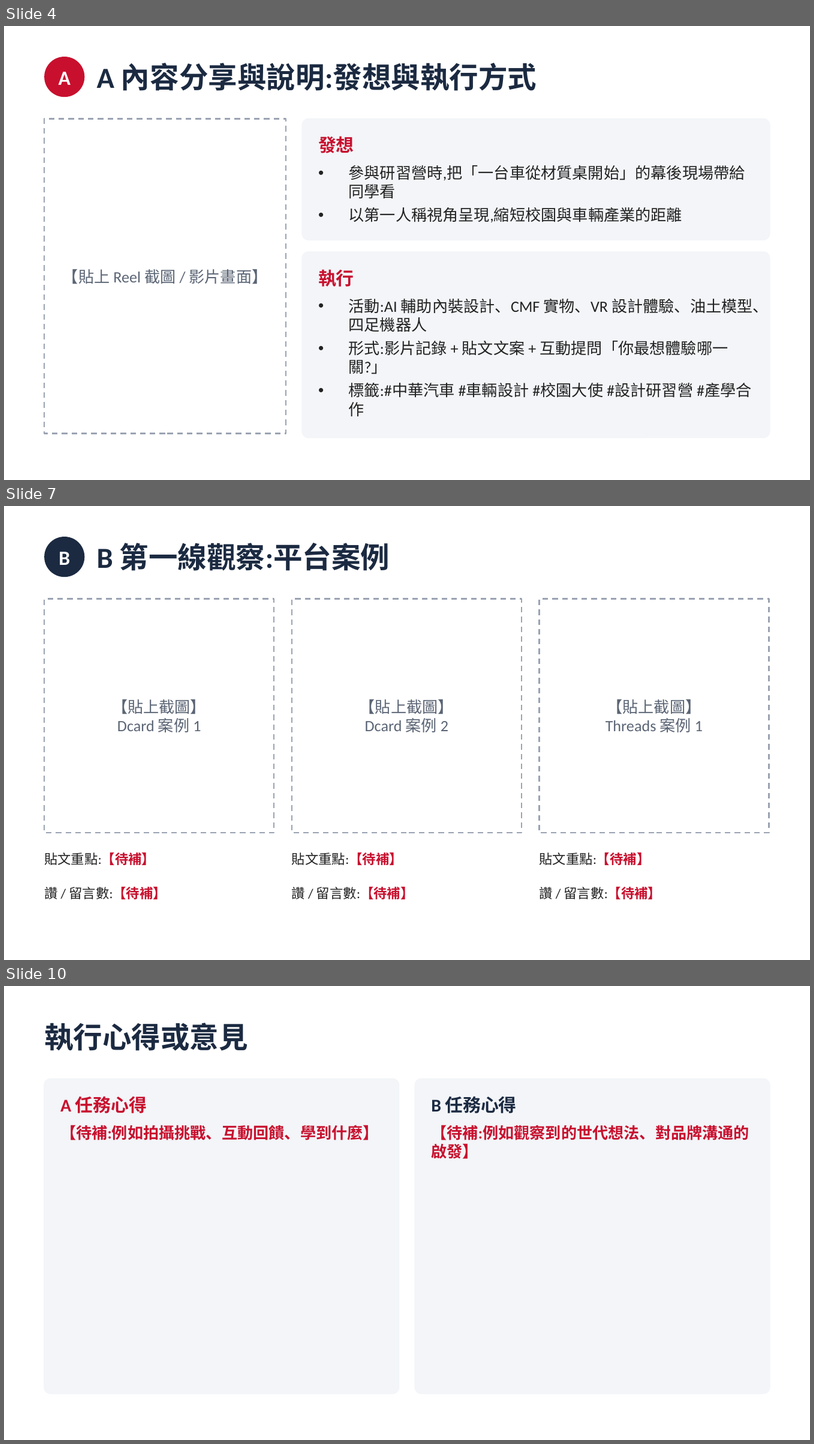
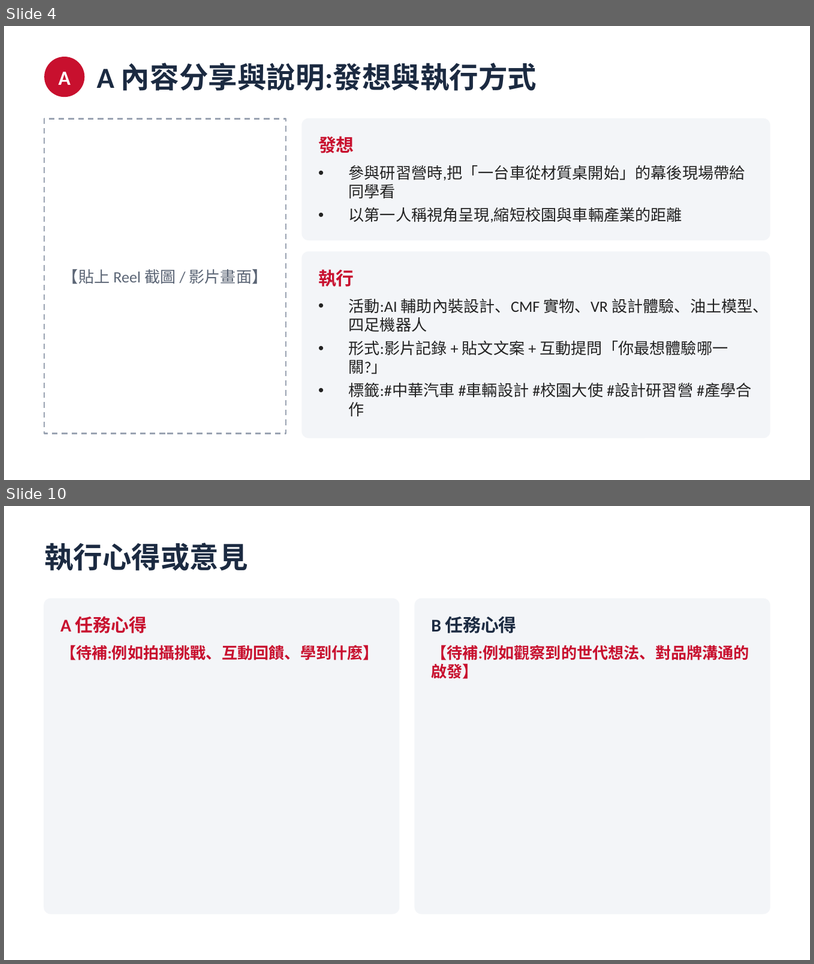
Before and after one commit to tobychien/project-hub, a slide deck: deliverables/CMC_10月_AB任務簡報.pptx. Shown one above the other, each under a label of ours: slides 4, 7 and 10 before the commit, slides 4 and 10 after it; the slides between them are not shown. The pictures are 814x1444 and 814x964 pixels, drawn with LibreOffice and Linux fonts; fonts in the diff are those of the drawing. Boxes give left, top, right and bottom in pixels: in the first picture for what was removed or moved away, otherwise in the second. Text is boxed around its words. In the diff, an @@ line names an element or a change of style, - is before the commit and + after.

```diff
--- a/deliverables/CMC_10月_AB任務簡報.pptx
+++ b/deliverables/CMC_10月_AB任務簡報.pptx
@@ slide 7 removed at bbox=[4, 506, 810, 960], background #FFFFFF @@
@@ ellipse removed at bbox=[44, 537, 84, 577] @@
@@ text removed at bbox=[59, 552, 70, 565] @@
-B
@@ text removed at bbox=[97, 543, 390, 571] @@
-B 第一線觀察:平台案例
@@ rectangle removed at bbox=[44, 599, 274, 832] @@
@@ rectangle removed at bbox=[292, 599, 522, 832] @@
@@ rectangle removed at bbox=[539, 599, 769, 832] @@
@@ text removed at bbox=[112, 699, 206, 732] @@
-【貼上截圖】
-Dcard 案例 1
@@ text removed at bbox=[360, 699, 454, 732] @@
-【貼上截圖】
-Dcard 案例 2
@@ text removed at bbox=[606, 699, 703, 732] @@
-【貼上截圖】
-Threads 案例 1
@@ text removed at bbox=[44, 852, 155, 865] @@
-貼文重點:【待補】
@@ text removed at bbox=[292, 852, 403, 865] @@
-貼文重點:【待補】
@@ text removed at bbox=[539, 852, 650, 865] @@
-貼文重點:【待補】
@@ text removed at bbox=[44, 886, 167, 899] @@
-讚 / 留言數:【待補】
@@ text removed at bbox=[292, 886, 414, 899] @@
-讚 / 留言數:【待補】
@@ text removed at bbox=[539, 886, 662, 899] @@
-讚 / 留言數:【待補】
```
Also in this commit, not shown: 4 slides changed, 2 slides added, 1 other slide removed.
